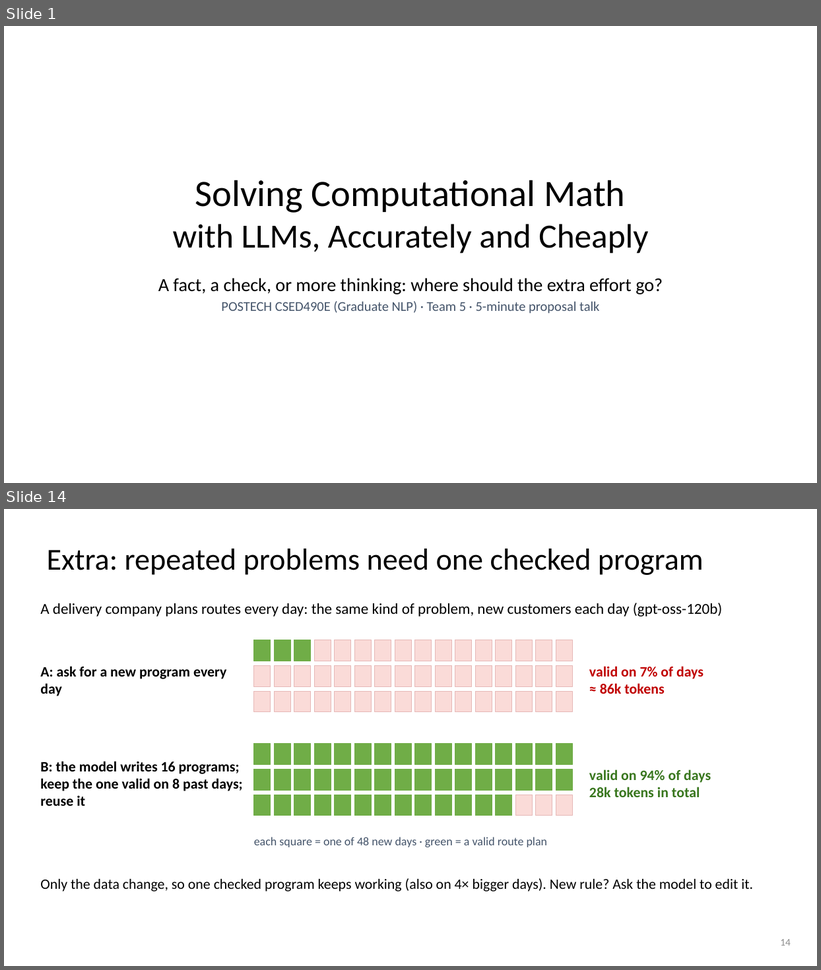
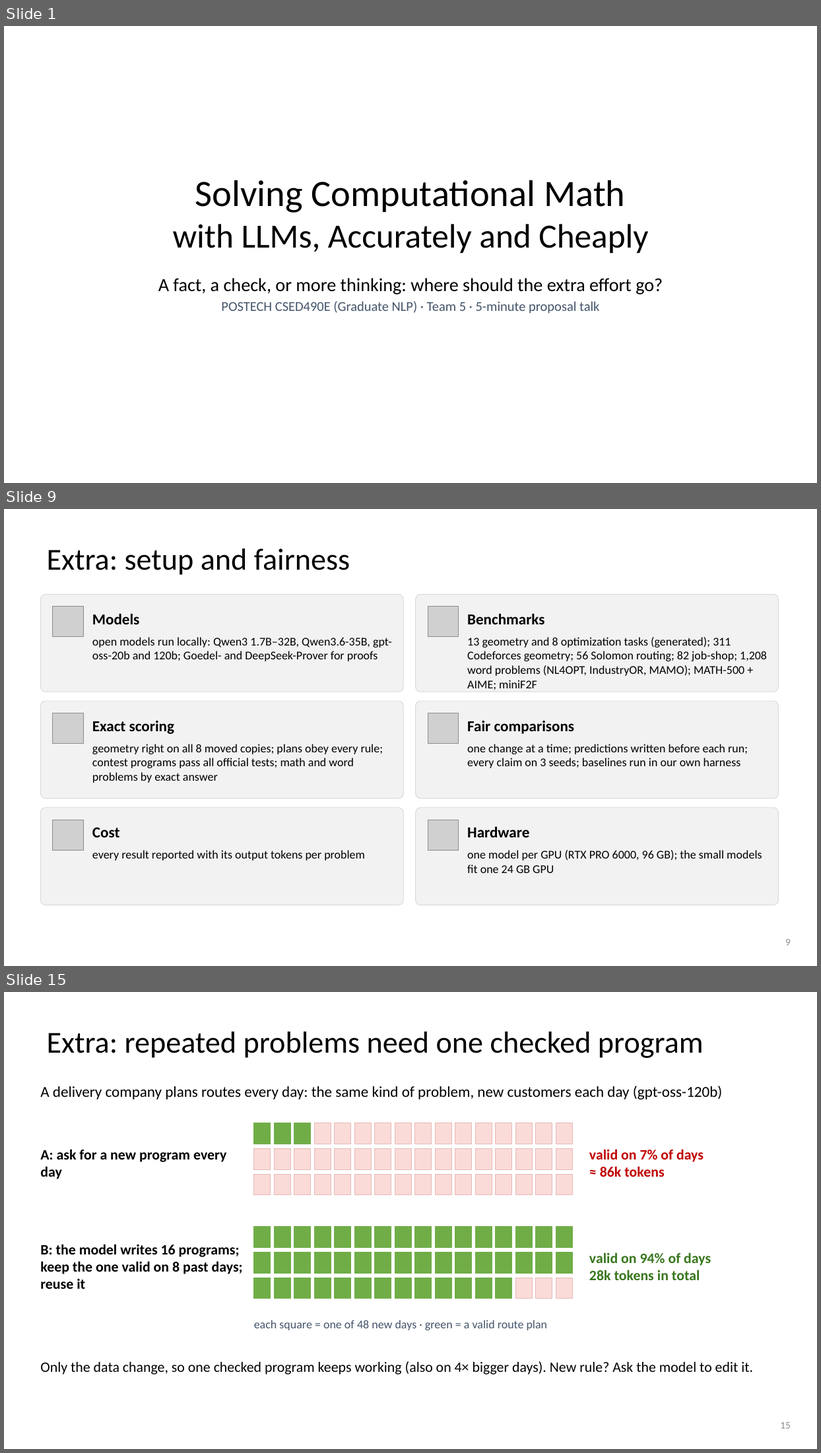
Before and after one commit to dlwns147/CSED490E_Project_Team5, a slide deck: PROPOSAL_slides.pptx. Shown one above the other, each under a label of ours: slides 1 and 14 before the commit, slides 1, 9 and 15 after it; the slides between them are not shown. The pictures are 821x970 and 821x1453 pixels, drawn with LibreOffice and Linux fonts; fonts in the diff are those of the drawing; grey boxes stand for pictures. Boxes give left, top, right and bottom in pixels: in the first picture for what was removed or moved away, otherwise in the second. Text is boxed around its words. In the diff, an @@ line names an element or a change of style, - is before the commit and + after.

```diff
--- a/PROPOSAL_slides.pptx
+++ b/PROPOSAL_slides.pptx
@@ slide 9 added at box(4, 509, 817, 966), background #FFFFFF @@
@@ title added at box(47, 549, 350, 575), 36 pt, text #000000 @@
+Extra: setup and fairness
@@ rounded rectangle added at box(40, 594, 403, 692), fill #F2F2F2, outline #D9D9D9 0.75 pt @@
@@ picture added at box(53, 607, 83, 637) @@
@@ rounded rectangle added at box(416, 594, 779, 692), fill #F2F2F2, outline #D9D9D9 0.75 pt @@
@@ picture added at box(428, 607, 459, 637) @@
@@ text added at box(92, 613, 139, 625), 18 pt, text #000000, bold @@
+Models
@@ text added at box(467, 613, 545, 625), 18 pt, text #000000, bold @@
+Benchmarks
@@ text added at box(92, 637, 392, 661), 14 pt, text #000000 @@
+open models run locally: Qwen3 1.7B–32B, Qwen3.6-35B, gpt-oss-20b and 120b; Goedel- and DeepSeek-Prover for proofs
@@ text added at box(467, 637, 767, 690), 14 pt, text #000000 @@
+13 geometry and 8 optimization tasks (generated); 311 Codeforces geometry; 56 Solomon routing; 82 job-shop; 1,208 word problems (NL4OPT, IndustryOR, MAMO); MATH-500 + AIME; miniF2F
@@ rounded rectangle added at box(40, 701, 403, 799), fill #F2F2F2, outline #D9D9D9 0.75 pt @@
@@ rounded rectangle added at box(416, 701, 779, 799), fill #F2F2F2, outline #D9D9D9 0.75 pt @@
@@ picture added at box(53, 714, 83, 744) @@
@@ text added at box(92, 721, 174, 734), 18 pt, text #000000, bold @@
+Exact scoring
@@ picture added at box(428, 714, 459, 744) @@
@@ text added at box(467, 721, 575, 734), 18 pt, text #000000, bold @@
+Fair comparisons
@@ text added at box(92, 744, 384, 783), 14 pt, text #000000 @@
+geometry right on all 8 moved copies; plans obey every rule; contest programs pass all official tests; math and word problems by exact answer
@@ text added at box(467, 744, 748, 768), 14 pt, text #000000 @@
+one change at a time; predictions written before each run; every claim on 3 seeds; baselines run in our own harness
@@ rounded rectangle added at box(40, 808, 403, 906), fill #F2F2F2, outline #D9D9D9 0.75 pt @@
@@ picture added at box(53, 820, 83, 851) @@
@@ rounded rectangle added at box(416, 808, 779, 906), fill #F2F2F2, outline #D9D9D9 0.75 pt @@
@@ picture added at box(428, 820, 459, 851) @@
@@ text added at box(92, 828, 120, 838), 18 pt, text #000000, bold @@
+Cost
@@ text added at box(467, 826, 529, 838), 18 pt, text #000000, bold @@
+Hardware
@@ text added at box(92, 850, 365, 861), 14 pt, text #000000 @@
+every result reported with its output tokens per problem
@@ text added at box(467, 850, 762, 873), 14 pt, text #000000 @@
+one model per GPU (RTX PRO 6000, 96 GB); the small models fit one 24 GB GPU
@@ page number added at box(785, 939, 791, 946), 12 pt, text #8C8C8C @@
+9
@@ what was slide 14 is now slide 15 @@
@@ page number at box(780, 1422, 791, 1429): text changed @@
-14
+15
```
Also in this commit, not shown: 7 slides changed, 5 other slides added, 3 slides removed, 4 other files.
